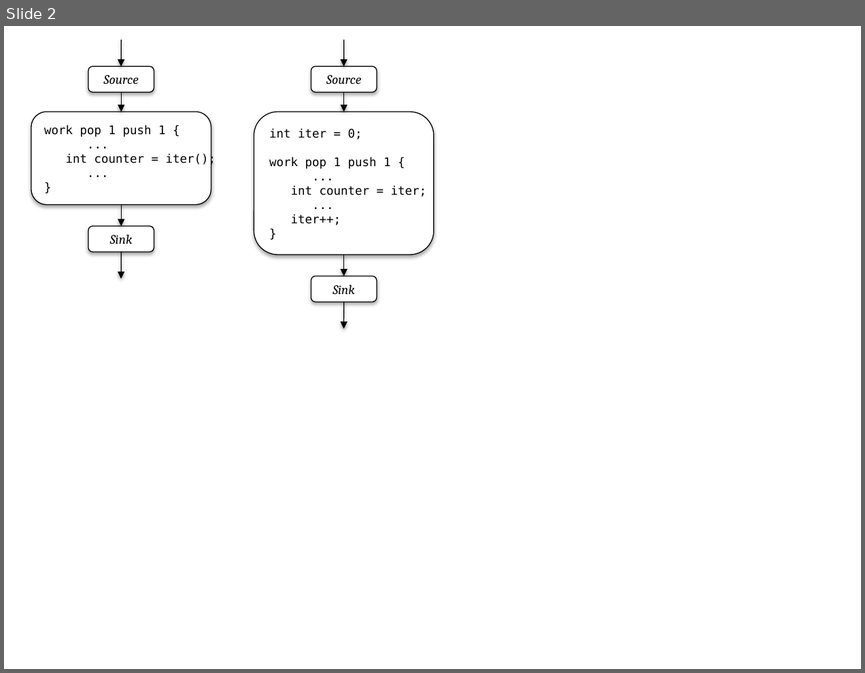
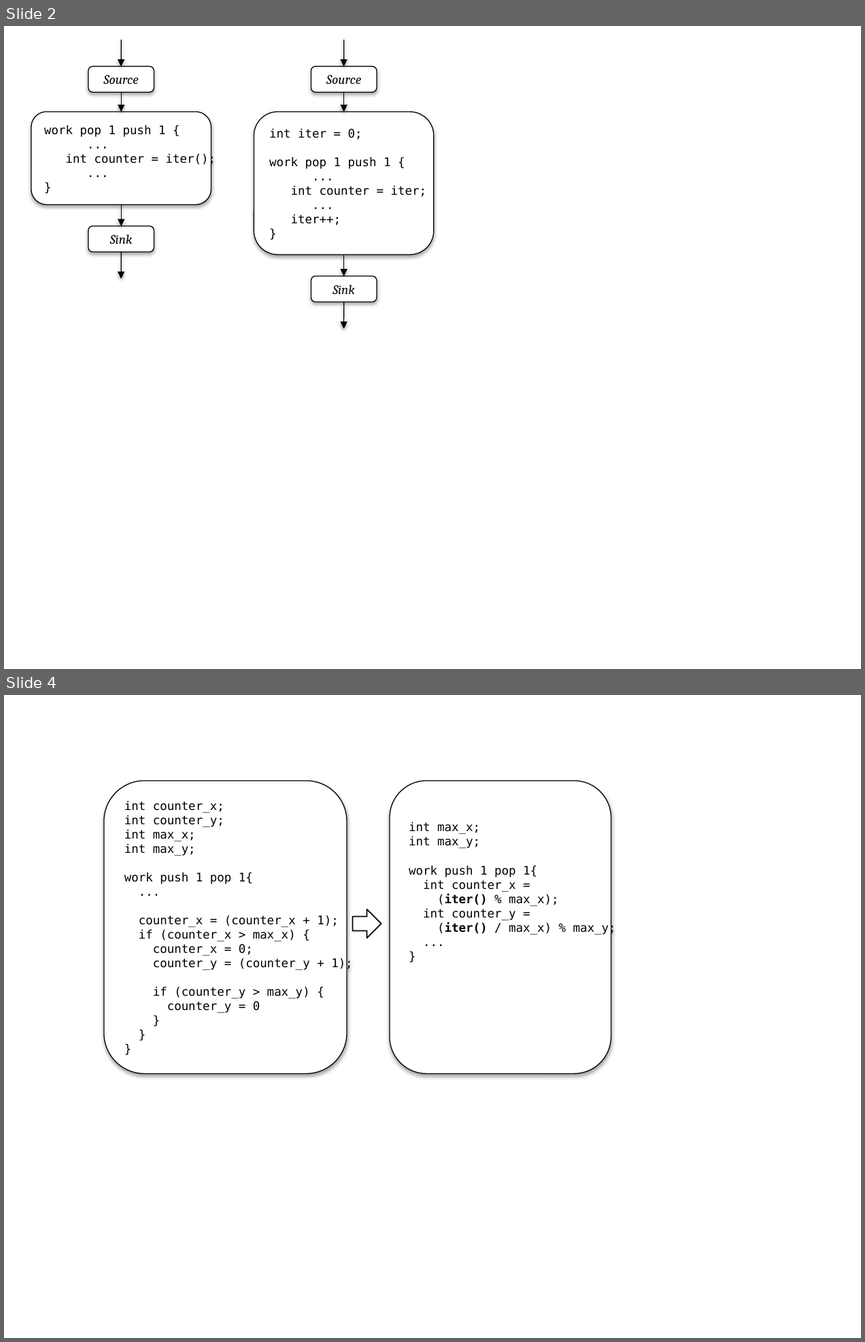
Before and after one commit to rrnewton/StreamIt, a slide deck: streams/docs/induction-state-2012/figures/fission-induction.pptx. Shown one above the other, each under a label of ours: slide 2 before the commit, slides 2 and 4 after it; the slides between them are not shown. The pictures are 865x673 and 865x1342 pixels, drawn with LibreOffice and Linux fonts; fonts in the diff are those of the drawing. Boxes give left, top, right and bottom in pixels: in the first picture for what was removed or moved away, otherwise in the second. Text is boxed around its words. In the diff, an @@ line names an element or a change of style, - is before the commit and + after.

```diff
--- a/streams/docs/induction-state-2012/figures/fission-induction.pptx
+++ b/streams/docs/induction-state-2012/figures/fission-induction.pptx
@@ slide 4 added at (4,695,861,1338), background #FFFFFF @@
@@ rounded rectangle added at (104,781,347,1074), fill #FFFFFF, outline #000000 0.75 pt, 10 pt, text #000000 @@
+int counter_x;
+int counter_y;
+int max_x;
+int max_y;
+work push 1 pop 1{
+...
+counter_x = (counter_x + 1);
+if (counter_x > max_x) {
+counter_x = 0;
+counter_y = (counter_y + 1);
+if (counter_y > max_y) {
+counter_y = 0
+}
+}
+}
@@ rounded rectangle added at (390,781,611,1074), fill #FFFFFF, outline #000000 0.75 pt, 10 pt, text #000000 @@
+int max_x;
+int max_y;
+work push 1 pop 1{
+int counter_x =
+(iter() % max_x);
+int counter_y =
+(iter() / max_x) % max_y;
+...
+}
@@ right arrow added at (353,909,381,938), outline #000000 1 pt @@
```
Also in this commit, not shown: 2 slides changed, 4 other slides added.
